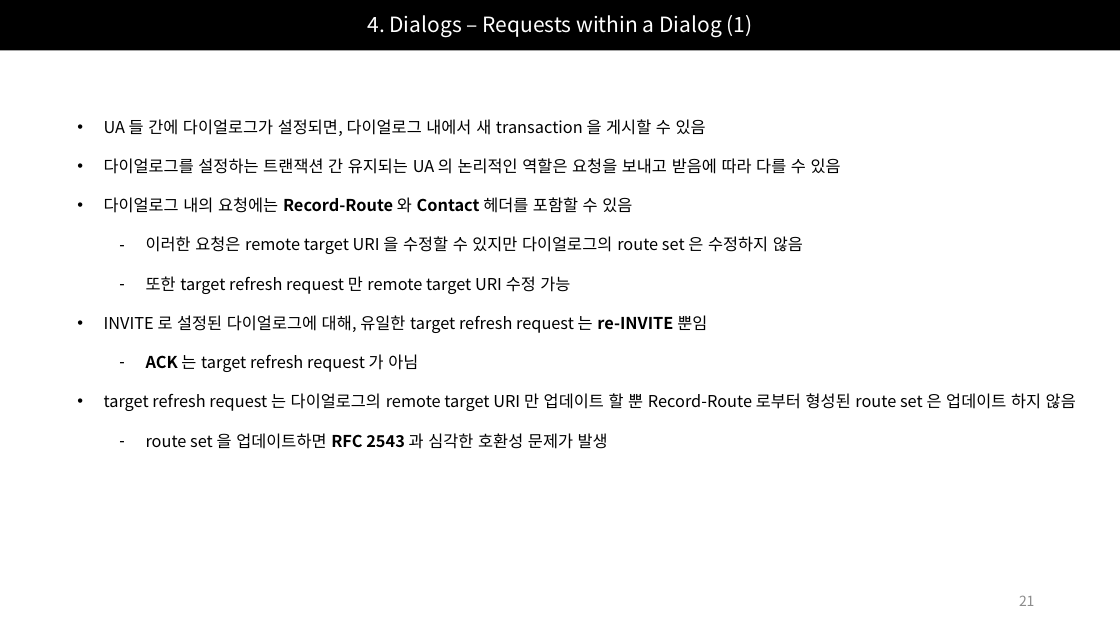
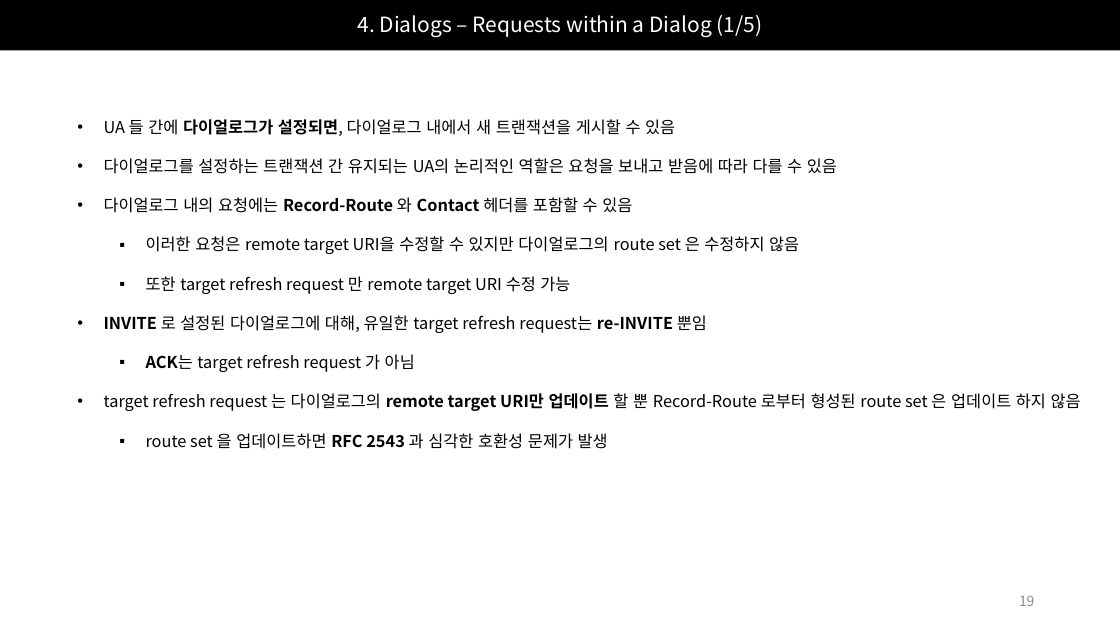
Before and after one commit to Epsilonely/SIP-Survey, a slide deck: slide 19 of 세미나 2차.pptx (slide 21 before the commit). Drawn at 1120x630 pixels with LibreOffice and Linux fonts; fonts in the diff are those of the drawing. Boxes give left, top, right and bottom in pixels: in the first picture for what was removed or moved away, otherwise in the second. Text is boxed around its words. In the diff, an @@ line names an element or a change of style, - is before the commit and + after.

```diff
--- a/세미나 2차.pptx
+++ b/세미나 2차.pptx
@@ title at box(357, 15, 763, 37): text changed @@
-4. Dialogs – Requests within a Dialog (1)
+4. Dialogs – Requests within a Dialog (1/5)
@@ text at box(104, 119, 837, 174): text changed @@
-• UA 들 간에 다이얼로그가 설정되면, 다이얼로그 내에서 새 transaction 을 게시할 수 있음
-• 다이얼로그를 설정하는 트랜잭션 간 유지되는 UA 의 논리적인 역할은 요청을 보내고 받음에 따라 다를 수 있음
+• UA 들 간에 다이얼로그가 설정되면, 다이얼로그 내에서 새 트랜잭션을 게시할 수 있음
+• 다이얼로그를 설정하는 트랜잭션 간 유지되는 UA의 논리적인 역할은 요청을 보내고 받음에 따라 다를 수 있음
@@ text at box(146, 236, 799, 254): text changed @@
-  – 이러한 요청은 remote target URI 을 수정할 수 있지만 다이얼로그의 route set 은 수정하지 않음
+  ▪ 이러한 요청은 remote target URI을 수정할 수 있지만 다이얼로그의 route set 은 수정하지 않음
@@ text at box(146, 276, 608, 449): bullet - to ▪ @@
@@ text at box(104, 315, 1081, 411): text changed @@
-• INVITE 로 설정된 다이얼로그에 대해, 유일한 target refresh request 는 re-INVITE 뿐임
-  – ACK 는 target refresh request 가 아님
-• target refresh request 는 다이얼로그의 remote target URI 만 업데이트 할 뿐 Record-Route 로부터 형성된 route set 은 업데이트 하지 않음
+• INVITE 로 설정된 다이얼로그에 대해, 유일한 target refresh request는 re-INVITE 뿐임
+  ▪ ACK는 target refresh request 가 아님
+• target refresh request 는 다이얼로그의 remote target URI만 업데이트 할 뿐 Record-Route 로부터 형성된 route set 은 업데이트 하지 않음
@@ page number at box(1019, 596, 1035, 606): text changed @@
-21
+19
```
Also in this commit, not shown: 27 other slides changed, 2 slides removed.
